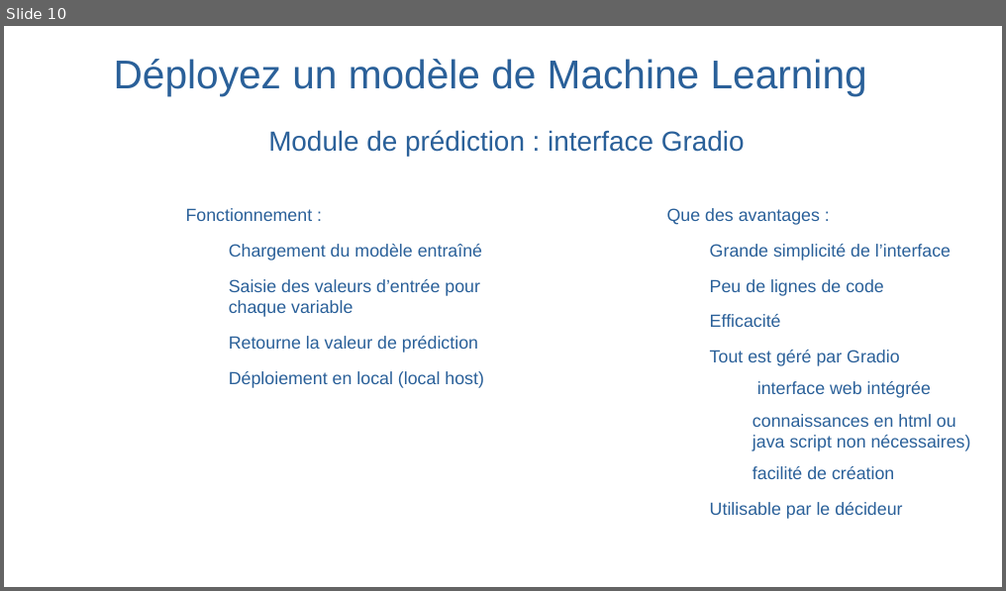
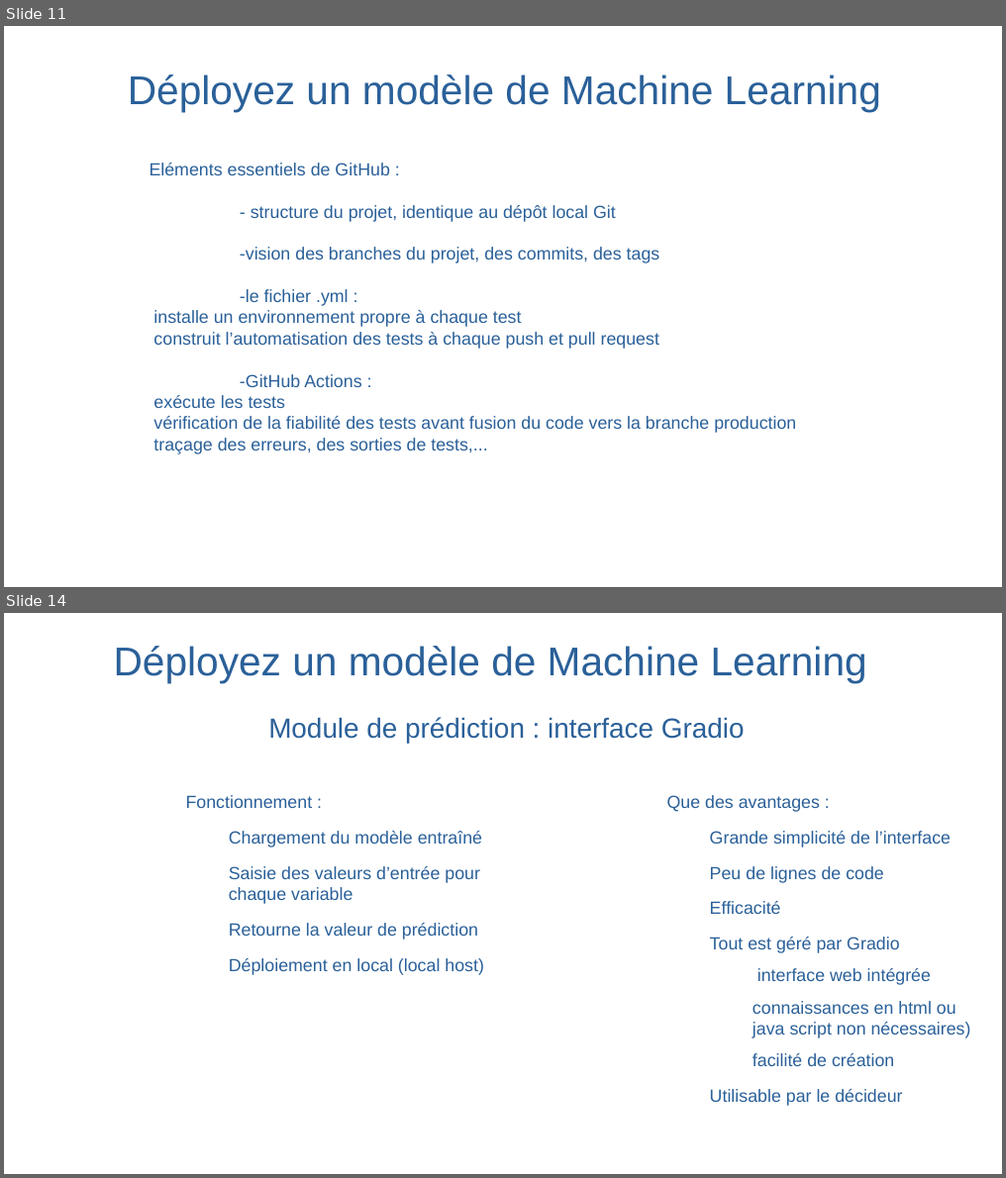
Before and after one commit to christophesallessacareau-boop/Deployez_un_modele_de_ML, a slide deck: Salles_Christophe_5_presentation_122025.odp. Shown one above the other, each under a label of ours: slide 10 before the commit, slides 11 and 14 after it; the slides between them are not shown. The pictures are 1006x591 and 1006x1178 pixels, drawn with LibreOffice and Linux fonts; fonts in the diff are those of the drawing; background and template pictures are left out. Boxes give left, top, right and bottom in pixels: in the first picture for what was removed or moved away, otherwise in the second. Text is boxed around its words. In the diff, an @@ line names an element or a change of style, - is before the commit and + after.

Commit message:
update fichier de présentation

```diff
--- a/Salles_Christophe_5_presentation_122025.odp
+++ b/Salles_Christophe_5_presentation_122025.odp
@@ slide 11 added at <box>4,26,1002,587</box>, background picture (left out) @@
@@ title added at <box>128,75,881,111</box>, 32 pt, text #2A6099 @@
+Déployez un modèle de Machine Learning
@@ text added at <box>150,163,796,455</box>, 14 pt, text #2A6099 @@
+Eléments essentiels de GitHub :
+- structure du projet, identique au dépôt local Git
+-vision des branches du projet, des commits, des tags
+-le fichier .yml :
+installe un environnement propre à chaque test
+construit l’automatisation des tests à chaque push et pull request
+-GitHub Actions :
+exécute les tests
+vérification de la fiabilité des tests avant fusion du code vers la branche production
+traçage des erreurs, des sorties de tests,...
@@ what was slide 10 is now slide 14 @@
```
Also in this commit, not shown: 4 slides changed, 4 other slides added, 1 slide removed.
